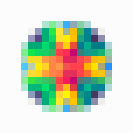
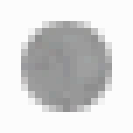
Before/after of a 133x133 layered artwork. What changed in the layer stack:
renamed "tile (3)" to "Декаль", hid it over (21, 21, 112, 112)
added layer "Асфальт" in group "Заполнители" over (21, 21, 112, 112)
